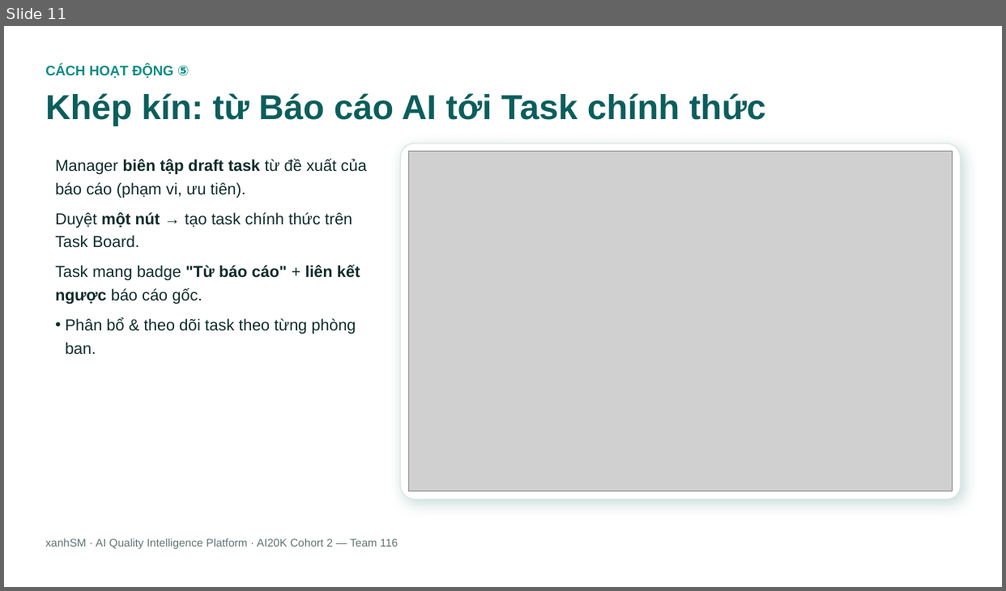
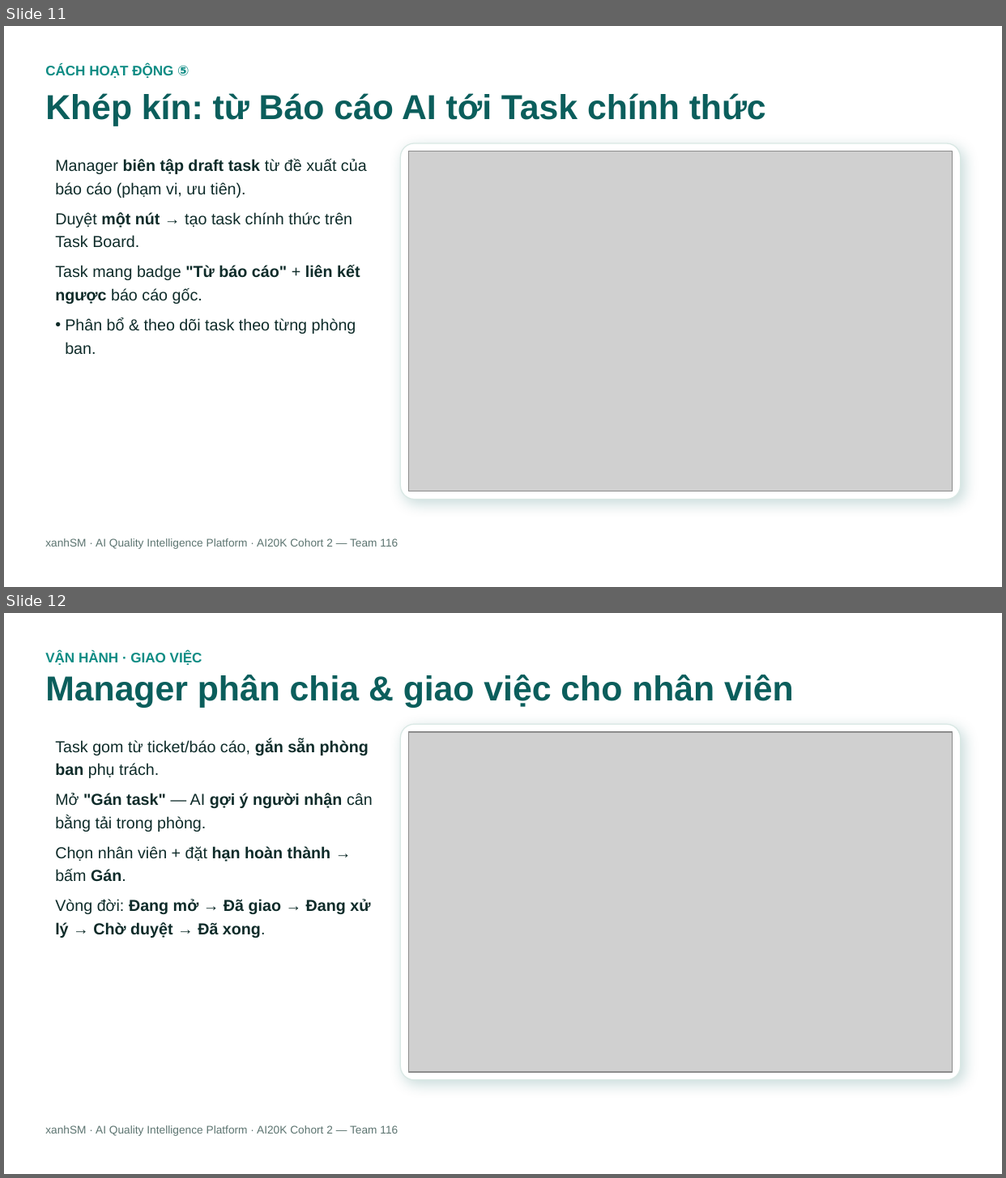
Before and after one commit to Kez-DE/AI-Quality-Intelligence-Platform, a slide deck: docs/project/slides/AI-Quality-Intelligence-Platform-Overview.pptx. Shown one above the other, each under a label of ours: slide 11 before the commit, slides 11 and 12 after it. The pictures are 1006x591 and 1006x1178 pixels, drawn with LibreOffice and Linux fonts; fonts in the diff are those of the drawing; grey boxes stand for pictures. Boxes give left, top, right and bottom in pixels: in the first picture for what was removed or moved away, otherwise in the second. Text is boxed around its words. In the diff, an @@ line names an element or a change of style, - is before the commit and + after.

```diff
--- a/docs/project/slides/AI-Quality-Intelligence-Platform-Overview.pptx
+++ b/docs/project/slides/AI-Quality-Intelligence-Platform-Overview.pptx
@@ slide 12 added at (x1=4, y1=613, x2=1002, y2=1174), background #FFFFFF @@
@@ text added at (x1=45, y1=651, x2=202, y2=665), 10 pt, text #0E8C84, bold @@
+VẬN HÀNH · GIAO VIỆC
@@ text added at (x1=45, y1=675, x2=793, y2=707), 25 pt, text #0B5E5C, bold @@
+Manager phân chia & giao việc cho nhân viên
@@ rounded rectangle added at (x1=400, y1=724, x2=960, y2=1080), fill #FFFFFF, outline #D9E8E4 0.75 pt @@
@@ picture added at (x1=408, y1=732, x2=952, y2=1072) @@
@@ text added at (x1=55, y1=739, x2=373, y2=938), 11.5 pt, text #0E2B29, bold @@
+• Task gom từ ticket/báo cáo, gắn sẵn phòng ban phụ trách.
+• Mở "Gán task" — AI gợi ý người nhận cân bằng tải trong phòng.
+• Chọn nhân viên + đặt hạn hoàn thành → bấm Gán.
+• Vòng đời: Đang mở → Đã giao → Đang xử lý → Chờ duyệt → Đã xong.
@@ text added at (x1=45, y1=1126, x2=398, y2=1136), 8 pt, text #5C7470 @@
+xanhSM · AI Quality Intelligence Platform · AI20K Cohort 2 — Team 116
```
Also in this commit, not shown: 1 other slide added, 1 other file.
